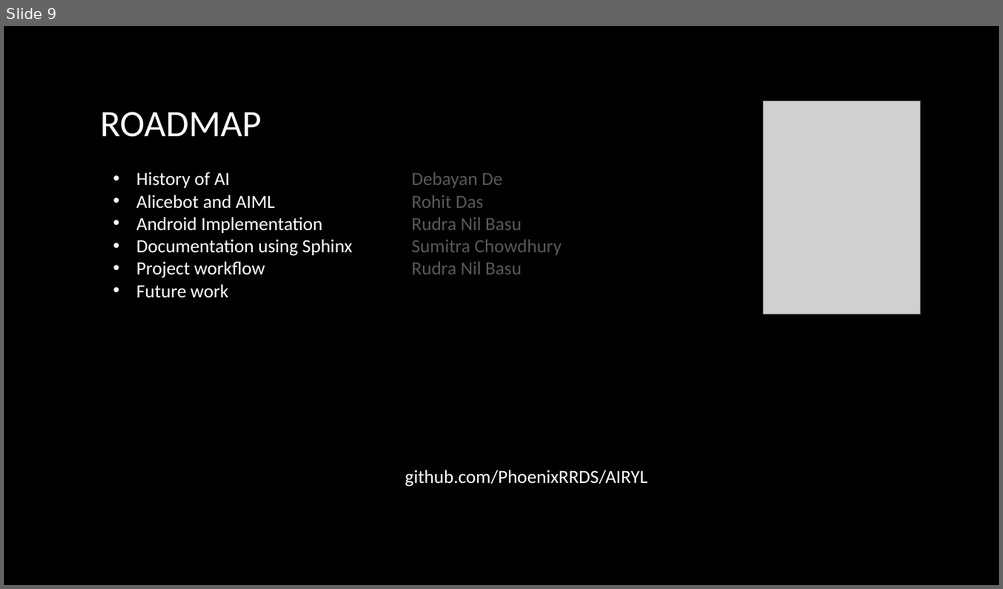
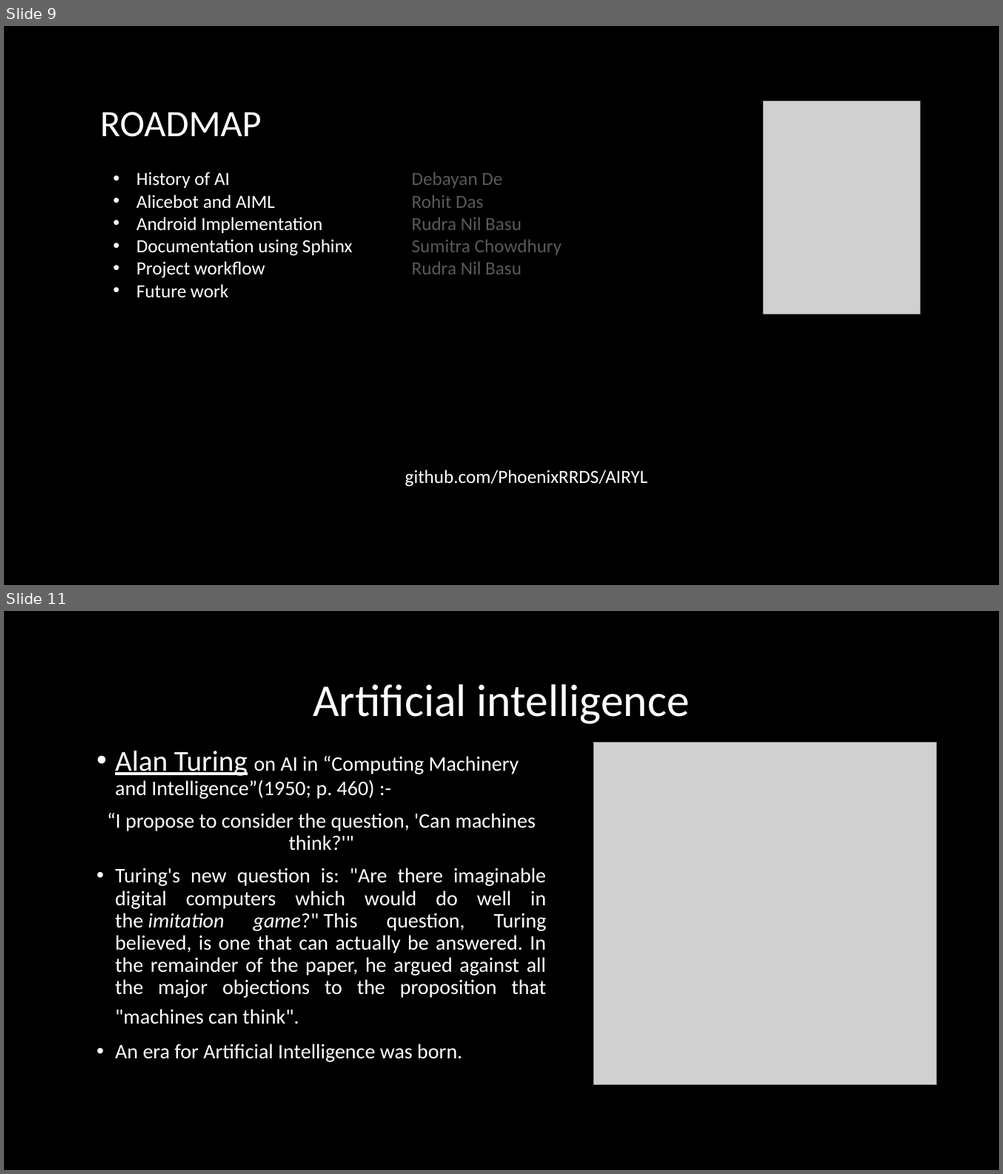
Before and after one commit to PhoenixRRDS/Presentation, a slide deck: The design and development of AIRYL.pptx. Shown one above the other, each under a label of ours: slide 9 before the commit, slides 9 and 11 after it; the slides between them are not shown. The pictures are 1003x589 and 1003x1174 pixels, drawn with LibreOffice and Linux fonts; fonts in the diff are those of the drawing; grey boxes stand for pictures. Boxes give left, top, right and bottom in pixels: in the first picture for what was removed or moved away, otherwise in the second. Text is boxed around its words. In the diff, an @@ line names an element or a change of style, - is before the commit and + after.

```diff
--- a/The design and development of AIRYL.pptx
+++ b/The design and development of AIRYL.pptx
@@ slide 11 added at (4, 611, 999, 1170), background #000000 @@
@@ title added at (313, 684, 689, 724), 44 pt, text #FFFFFF @@
+Artificial intelligence
@@ picture added at (594, 742, 936, 1085) @@
@@ text added at (107, 750, 546, 1062), 20 pt, text #FFFFFF @@
+• Alan Turing on AI in “Computing Machinery and Intelligence”(1950; p. 460) :-
+“I propose to consider the question, 'Can machines think?'"
+• Turing's new question is: "Are there imaginable digital computers which would do well in the imitation game?" This question, Turing believed, is one that can actually be answered. In the remainder of the paper, he argued against all the major objections to the proposition that "machines can think".
+• An era for Artificial Intelligence was born.
```
Also in this commit, not shown: 4 slides changed, 4 other slides added.
